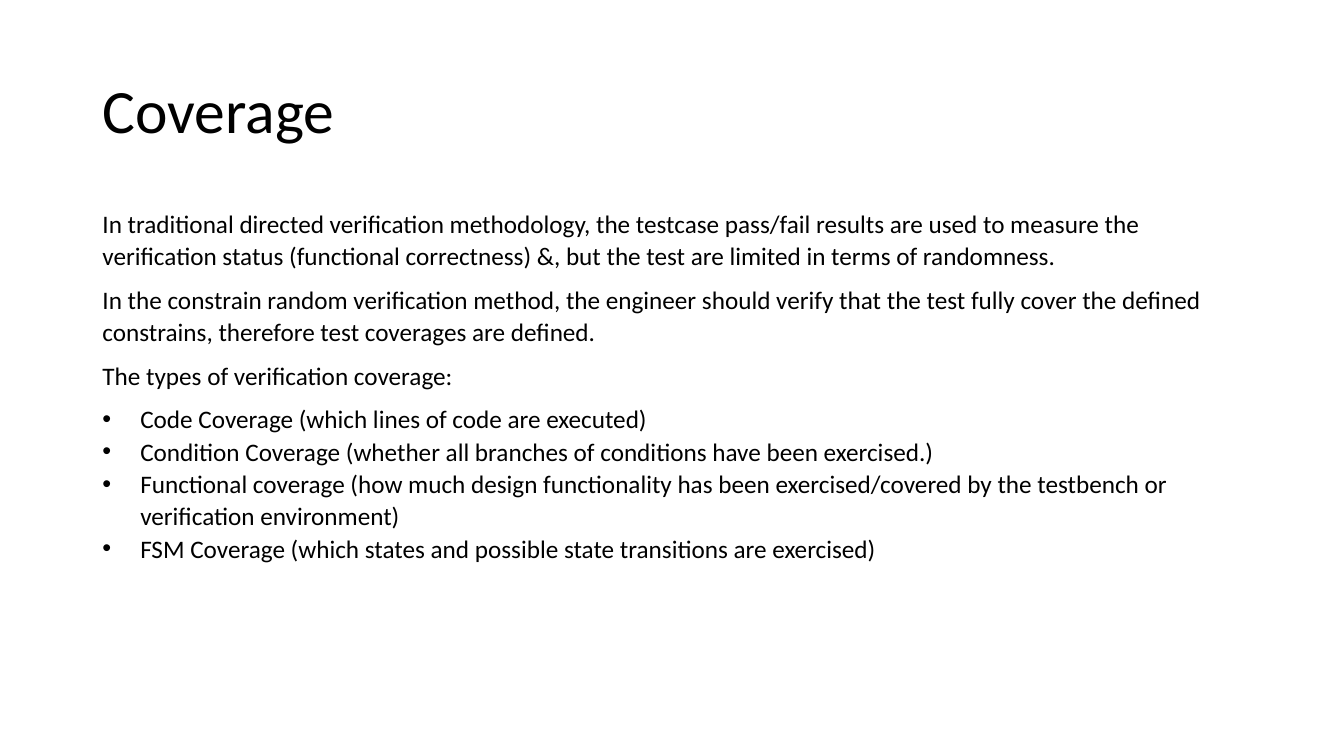
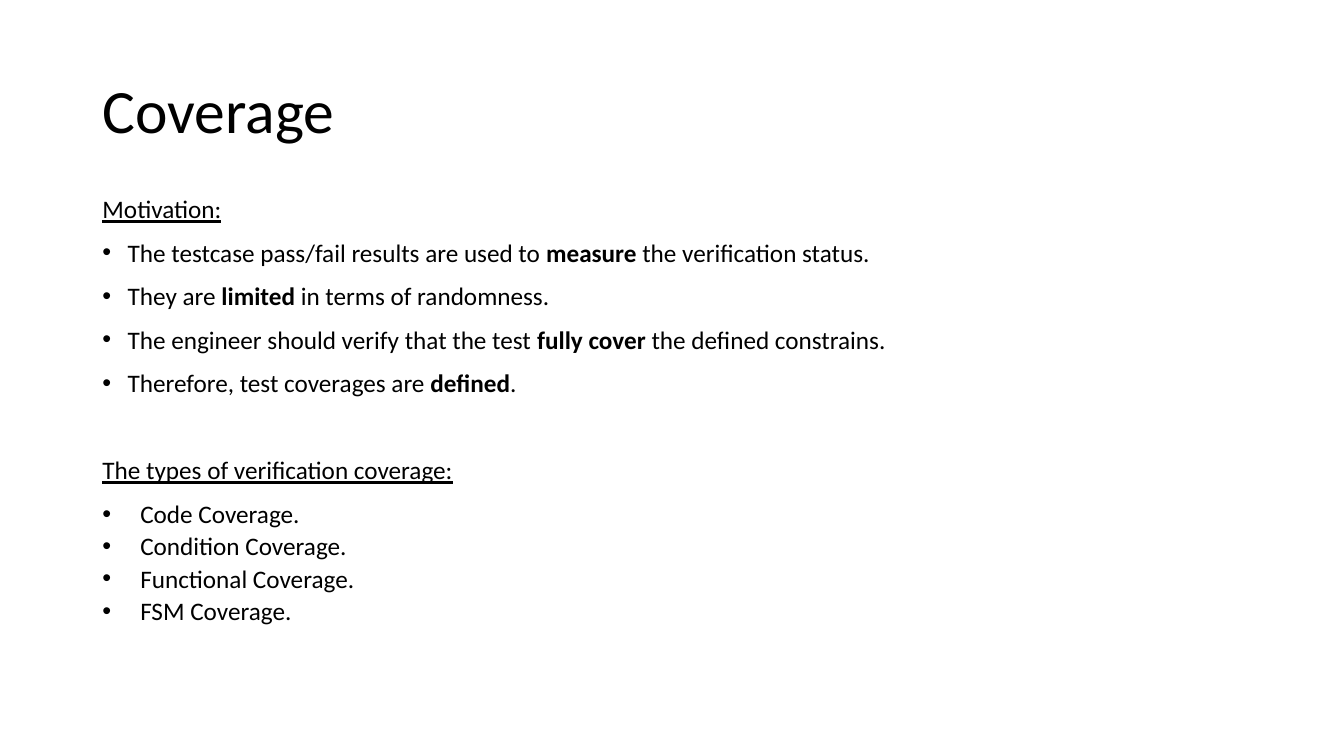
Before and after one commit to liotahuf/UVM_project, a slide deck: slide 34 of Final presentation 3.pptx. Drawn at 1344x756 pixels with LibreOffice and Linux fonts; fonts in the diff are those of the drawing. Boxes give left, top, right and bottom in pixels: in the first picture for what was removed or moved away, otherwise in the second. Text is boxed around its words. In the diff, an @@ line names an element or a change of style, - is before the commit and + after.

```diff
--- a/Final presentation 3.pptx
+++ b/Final presentation 3.pptx
@@ text "Motivation:": place and size @@
-text "Motivation:" at (102,215,1200,563)
+text "Motivation:" at (102,200,885,625)
@@ text at (102,200,885,397): text changed @@
-In traditional directed verification methodology, the testcase pass/fail results are used to measure the verification status (functional correctness) &, but the test are limited in terms of randomness.
-In the constrain random verification method, the engineer should verify that the test fully cover the defined constrains, therefore test coverages are defined.
+Motivation:
+• The testcase pass/fail results are used to measure the verification status.
+• They are limited in terms of randomness.
+• The engineer should verify that the test fully cover the defined constrains.
+• Therefore, test coverages are defined.
@@ text at (102,461,453,484): underline on in "The types of verification coverage:" @@
@@ text at (140,505,354,625): text changed @@
-• Code Coverage (which lines of code are executed)
-• Condition Coverage (whether all branches of conditions have been exercised.)
-• Functional coverage (how much design functionality has been exercised/covered by the testbench or verification environment)
-• FSM Coverage (which states and possible state transitions are exercised)
+• Code Coverage.
+• Condition Coverage.
+• Functional Coverage.
+• FSM Coverage.
```
Also in this commit, not shown: 21 other slides changed.
